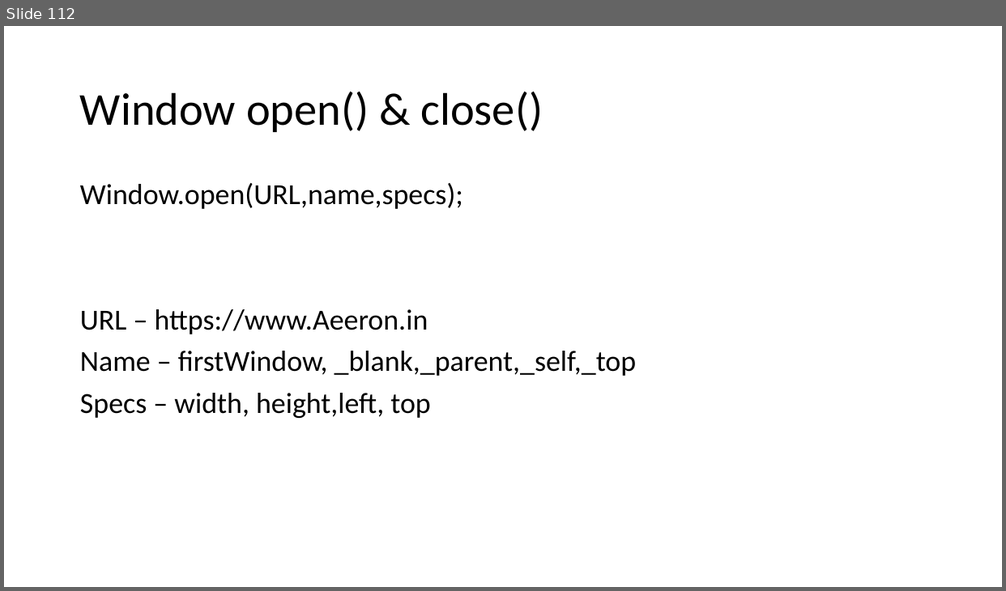
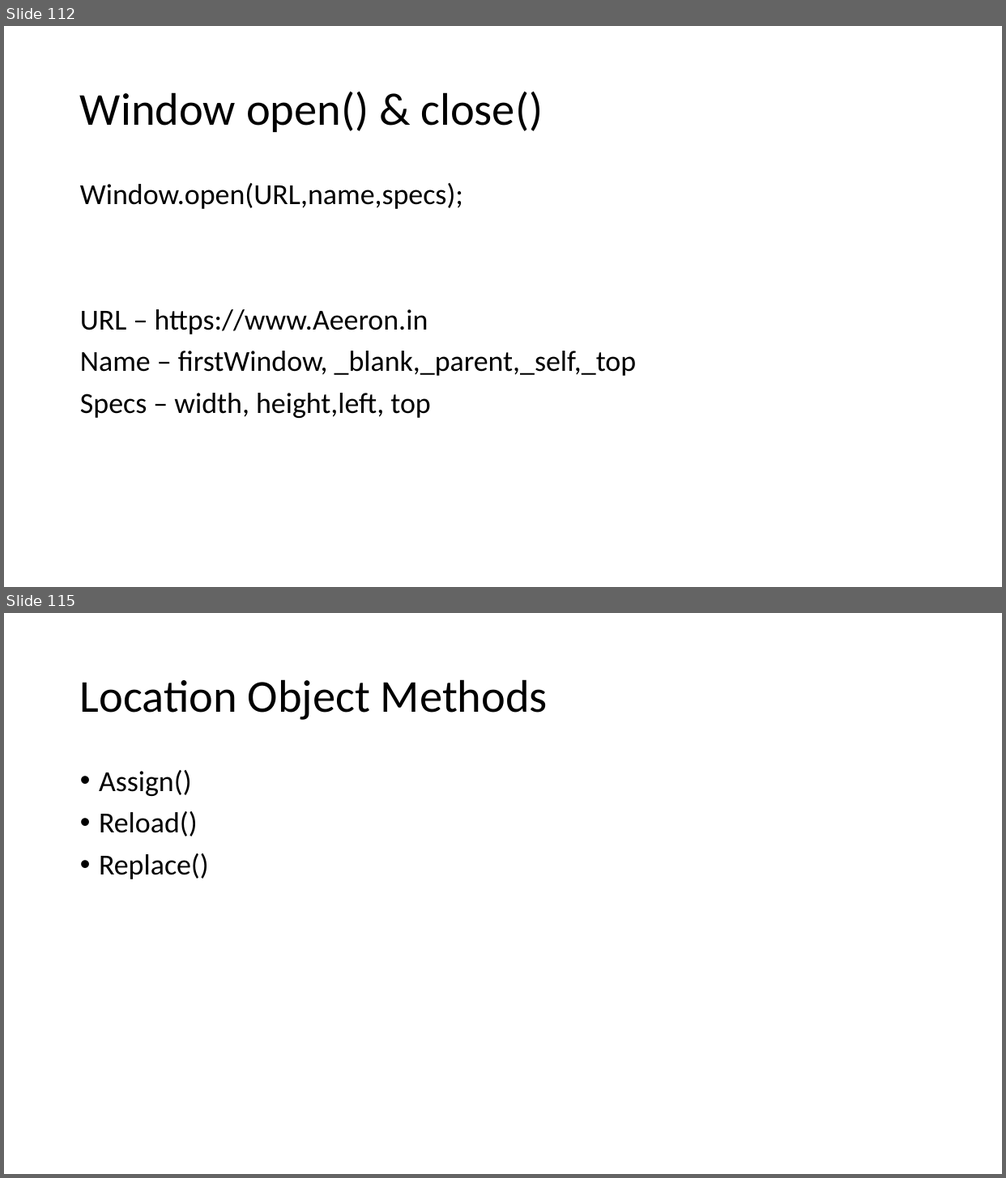
Before and after one commit to PiyushChaturvedii/Batch04, a slide deck: JavaScript.pptx. Shown one above the other, each under a label of ours: slide 112 before the commit, slides 112 and 115 after it; the slides between them are not shown. The pictures are 1006x591 and 1006x1178 pixels, drawn with LibreOffice and Linux fonts; fonts in the diff are those of the drawing. Boxes give left, top, right and bottom in pixels: in the first picture for what was removed or moved away, otherwise in the second. Text is boxed around its words. In the diff, an @@ line names an element or a change of style, - is before the commit and + after.

Commit message:
JS_location_history

```diff
--- a/JavaScript.pptx
+++ b/JavaScript.pptx
@@ slide 115 added at (4,613,1002,1174), background #FFFFFF @@
@@ title added at (80,679,548,720), 44 pt, text #000000 @@
+Location Object Methods
@@ text added at (99,770,209,879), 28 pt, text #000000 @@
+• Assign()
+• Reload()
+• Replace()
```
Also in this commit, not shown: 1 slide changed, 2 other slides added, 5 other files.
